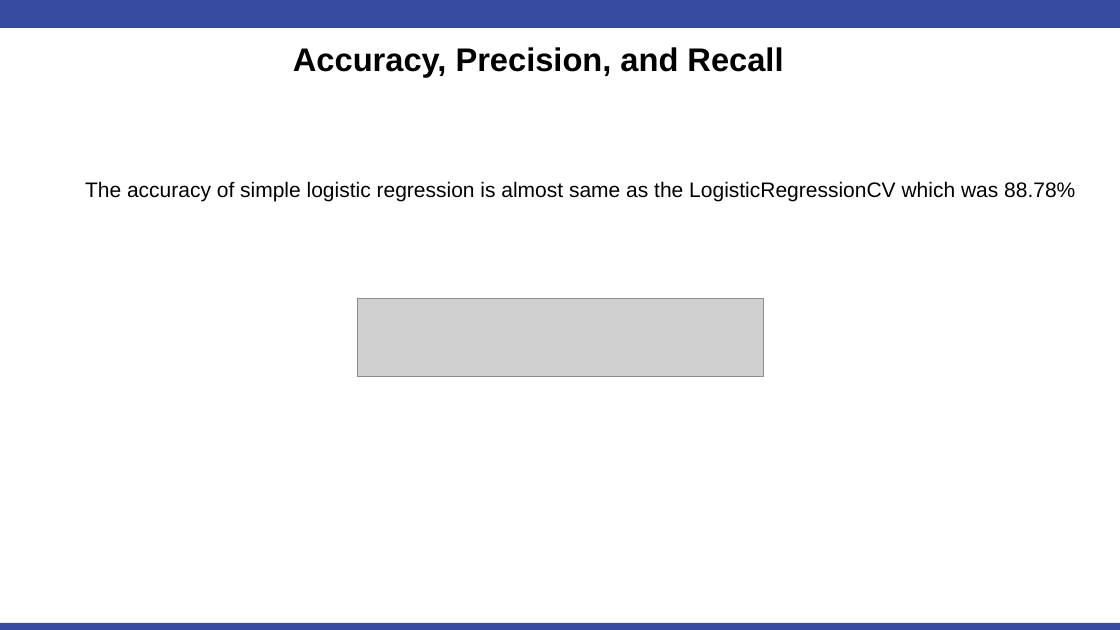
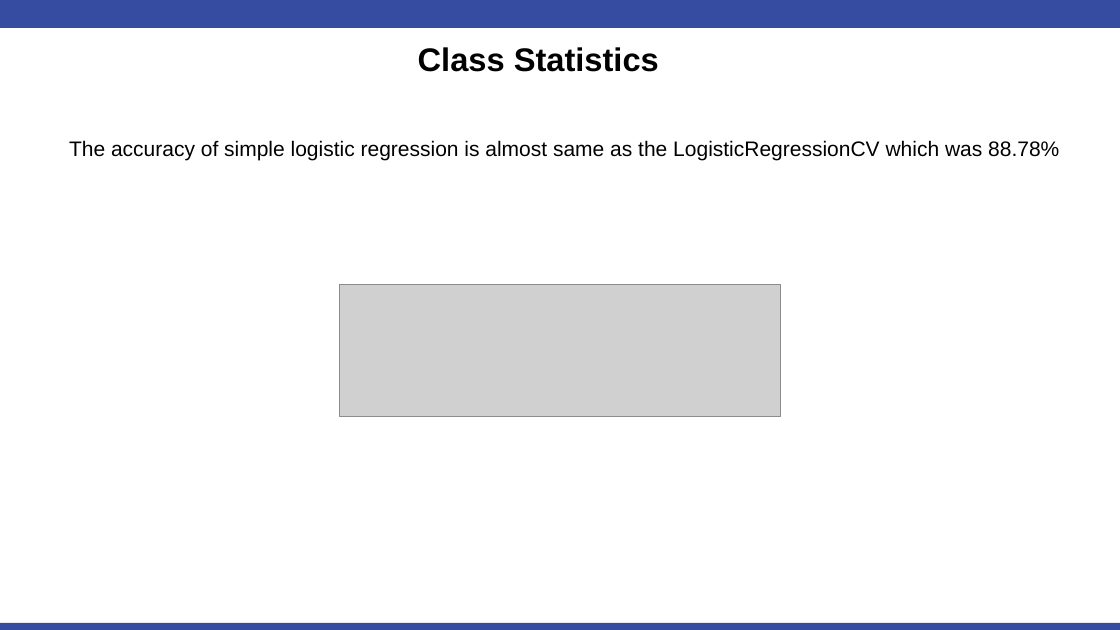
Before and after one commit to RashmiAPatel19/MSDS-7333-Quantifying-the-world, a slide deck: slide 33 of CaseStudy2/DS7333_CaseStudy_2_RPatel_SReddy.pptx (slide 31 before the commit). Drawn at 1120x630 pixels with LibreOffice and Linux fonts; fonts in the diff are those of the drawing; grey boxes stand for pictures; background and template pictures are left out. Boxes give left, top, right and bottom in pixels: in the first picture for what was removed or moved away, otherwise in the second. Text is boxed around its words. In the diff, an @@ line names an element or a change of style, - is before the commit and + after.

```diff
--- a/CaseStudy2/DS7333_CaseStudy_2_RPatel_SReddy.pptx
+++ b/CaseStudy2/DS7333_CaseStudy_2_RPatel_SReddy.pptx
@@ text at [418, 47, 659, 72]: text changed @@
-Accuracy, Precision, and Recall
+Class Statistics
@@ text "The accuracy of simple logistic ...": place and size @@
-text "The accuracy of simple logistic ..." at [85, 181, 1075, 201]
+text "The accuracy of simple logistic ..." at [69, 140, 1059, 160]
@@ picture: place and size @@
-picture at [357, 298, 763, 376]
+picture at [340, 284, 781, 417]
```
Also in this commit, not shown: 4 slides added, 2 slides removed, 1 other file.
